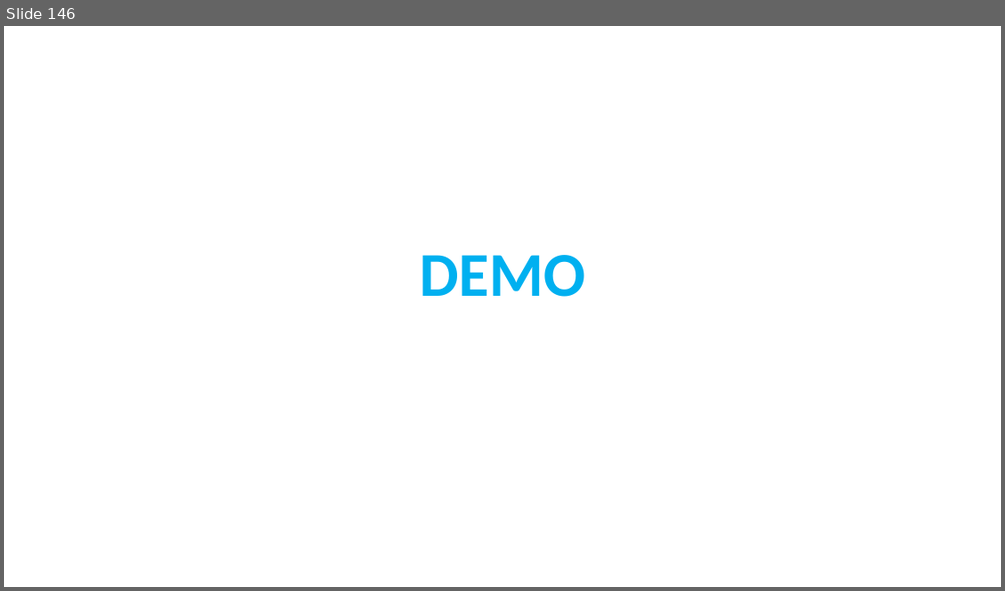
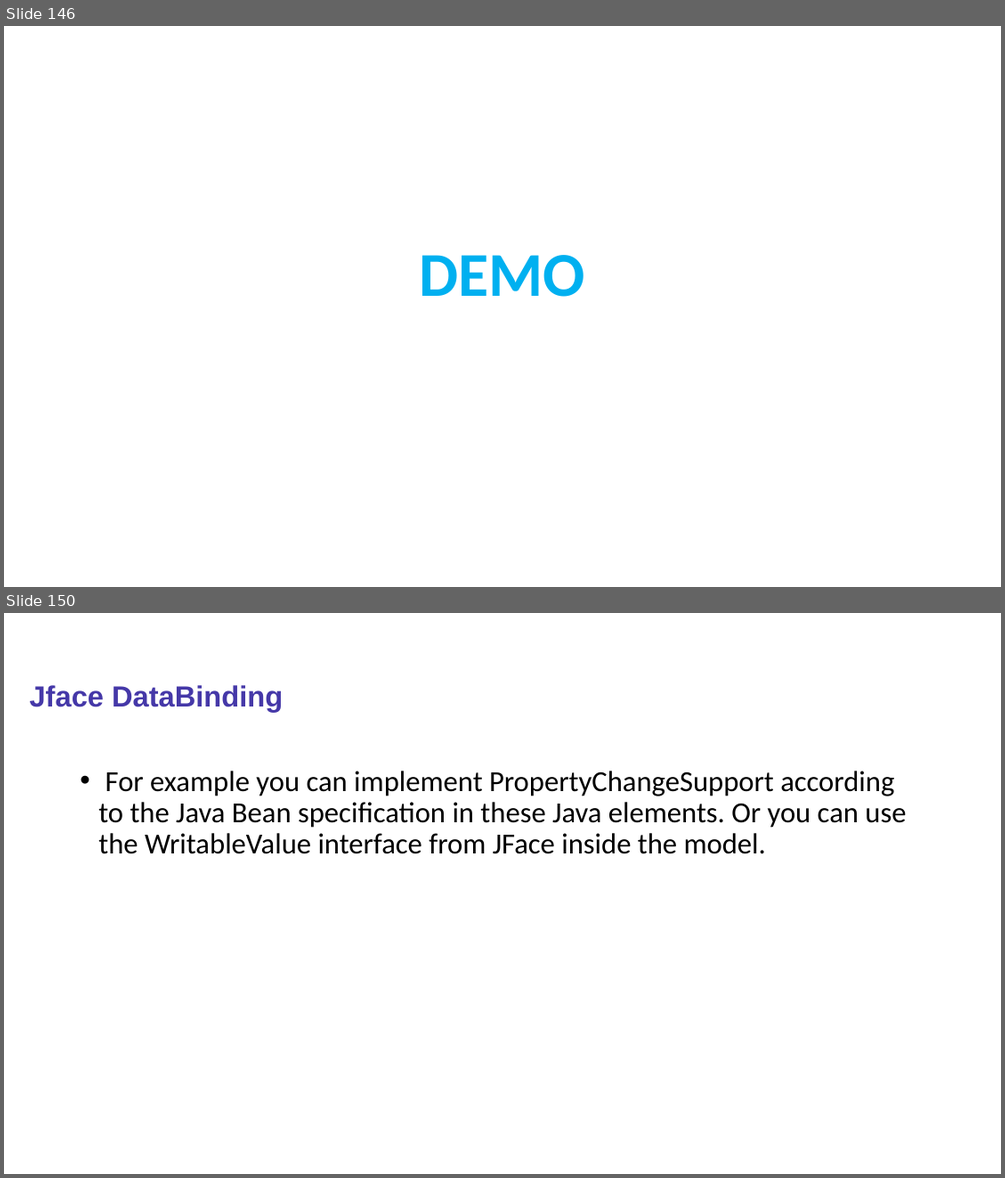
Before and after one commit to sabir123/RCP.Presentations, a slide deck: Eclipse_RCP_Training.pptx. Shown one above the other, each under a label of ours: slide 146 before the commit, slides 146 and 150 after it; the slides between them are not shown. The pictures are 1005x591 and 1005x1178 pixels, drawn with LibreOffice and Linux fonts; fonts in the diff are those of the drawing. Boxes give left, top, right and bottom in pixels: in the first picture for what was removed or moved away, otherwise in the second. Text is boxed around its words. In the diff, an @@ line names an element or a change of style, - is before the commit and + after.

```diff
--- a/Eclipse_RCP_Training.pptx
+++ b/Eclipse_RCP_Training.pptx
@@ slide 150 added at <box>4,613,1001,1174</box>, background #FFFFFF @@
@@ title added at <box>30,685,283,711</box>, 28 pt, text #4538A8, bold @@
+Jface DataBinding
@@ text added at <box>98,771,906,854</box>, 28 pt, text #000000 @@
+• For example you can implement PropertyChangeSupport according to the Java Bean specification in these Java elements. Or you can use the WritableValue interface from JFace inside the model.
```
Also in this commit, not shown: 32 other slides added.
